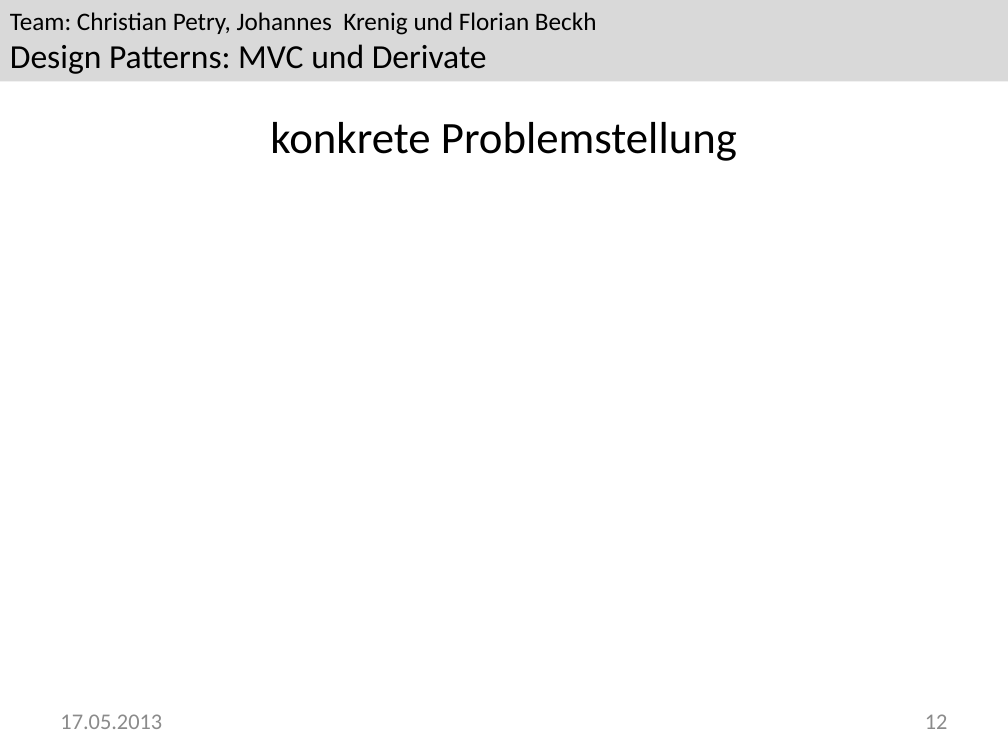
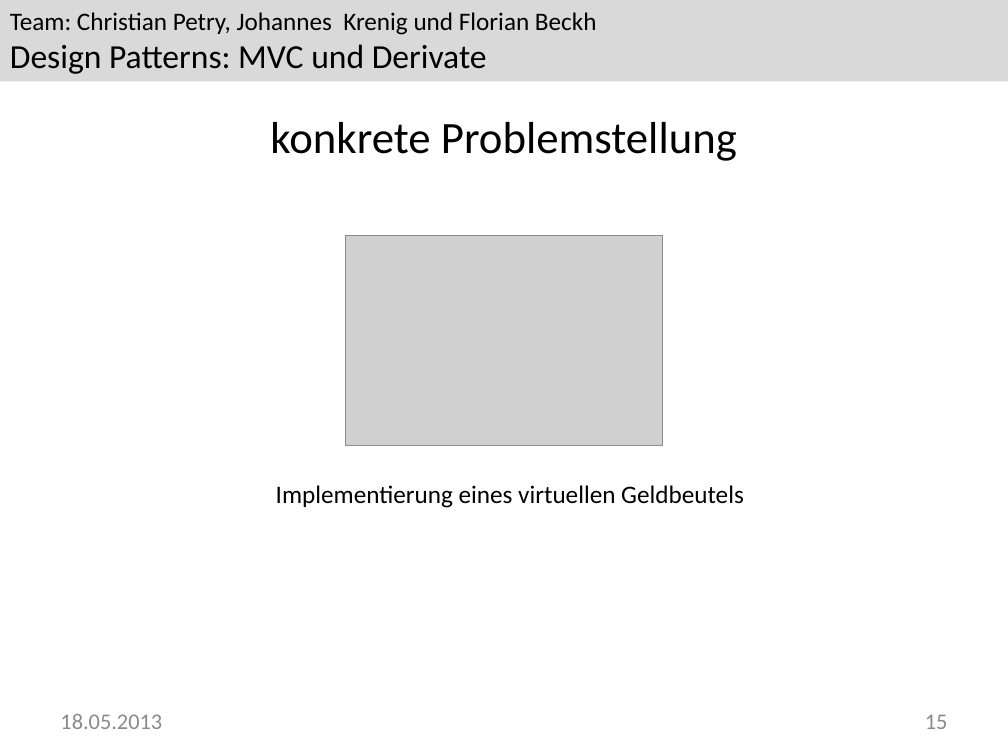
Before and after one commit to Greever/Design-Pattern-MVC, a slide deck: slide 15 of Dokumentation/Praesentation/Praesentation.pptx (slide 12 before the commit). Drawn at 1008x756 pixels with LibreOffice and Linux fonts; fonts in the diff are those of the drawing; grey boxes stand for pictures; background and template pictures are left out. Boxes give left, top, right and bottom in pixels: in the first picture for what was removed or moved away, otherwise in the second. Text is boxed around its words. In the diff, an @@ line names an element or a change of style, - is before the commit and + after.

```diff
--- a/Dokumentation/Praesentation/Praesentation.pptx
+++ b/Dokumentation/Praesentation/Praesentation.pptx
@@ picture added at (x1=346, y1=235, x2=663, y2=446) @@
@@ text added at (x1=276, y1=485, x2=744, y2=508), 18 pt, text #000000 @@
+Implementierung eines virtuellen Geldbeutels
@@ text at (x1=60, y1=714, x2=162, y2=729): text changed @@
-17.05.2013
+18.05.2013
@@ page number at (x1=925, y1=714, x2=948, y2=729): text changed @@
-12
+15
```
Also in this commit, not shown: 13 other slides changed, 9 slides added, 2 other files.
